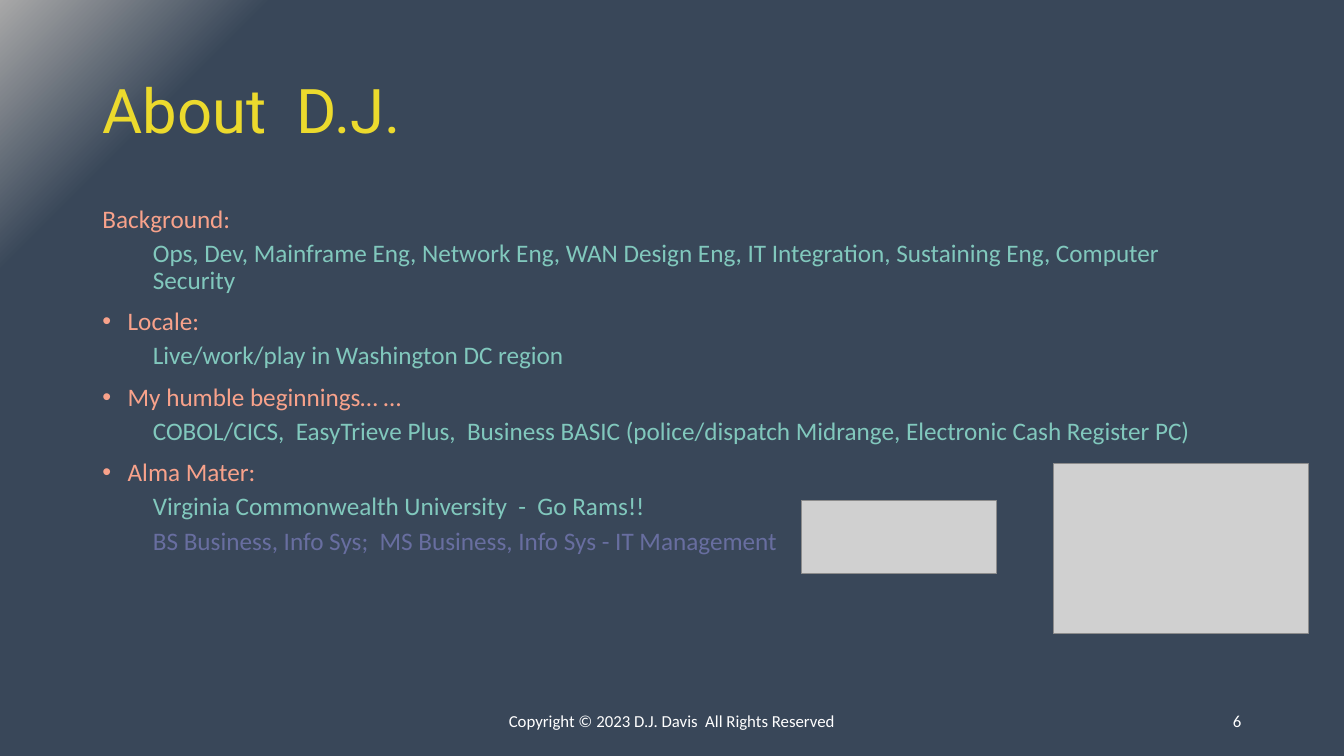
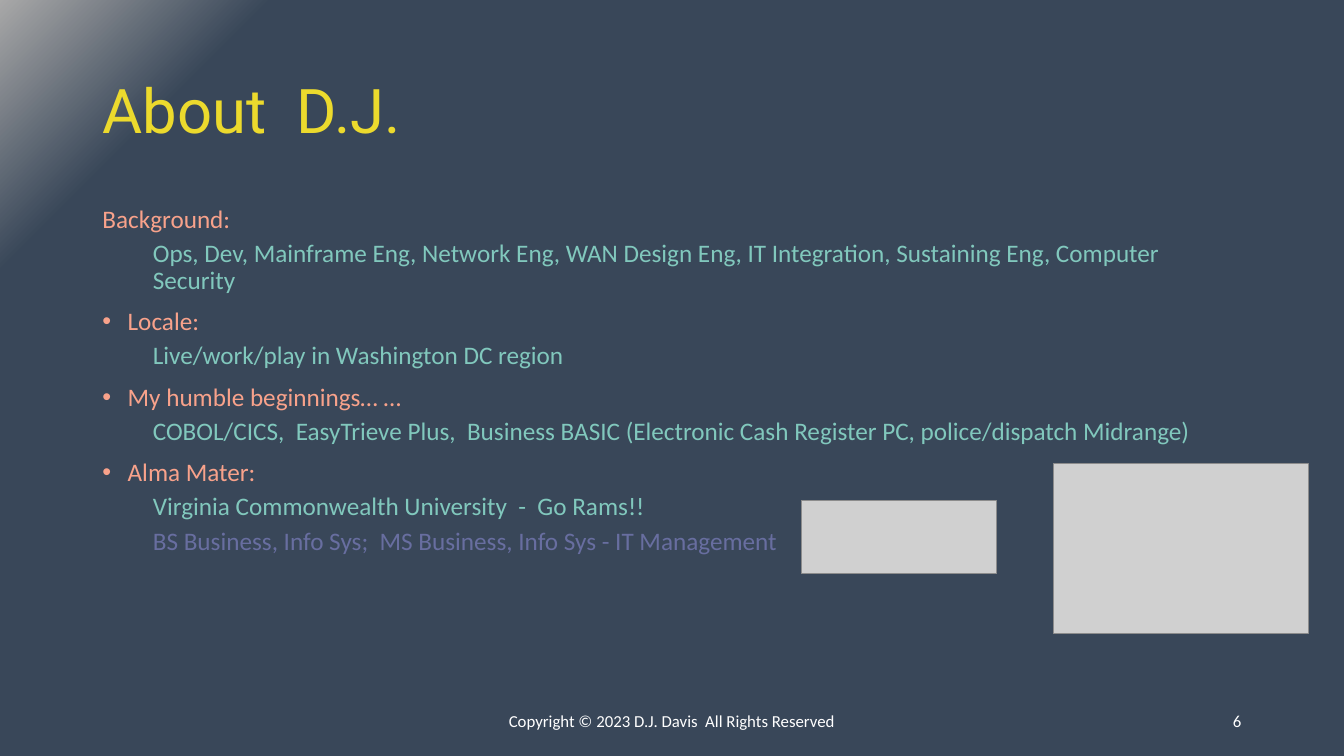
Before and after one commit to ipv3/DC31-BIC, a slide deck: slide 6 of Presentation.pptx. Drawn at 1344x756 pixels with LibreOffice and Linux fonts; fonts in the diff are those of the drawing; grey boxes stand for pictures. Boxes give left, top, right and bottom in pixels: in the first picture for what was removed or moved away, otherwise in the second. Text is boxed around its words. In the diff, an @@ line names an element or a change of style, - is before the commit and + after.

```diff
--- a/Presentation.pptx
+++ b/Presentation.pptx
@@ text at bbox=[153, 422, 1189, 444]: text changed @@
-  COBOL/CICS, EasyTrieve Plus, Business BASIC (police/dispatch Midrange, Electronic Cash Register PC)
+  COBOL/CICS, EasyTrieve Plus, Business BASIC (Electronic Cash Register PC, police/dispatch Midrange)
```
Also in this commit, not shown: 9 other slides changed.
